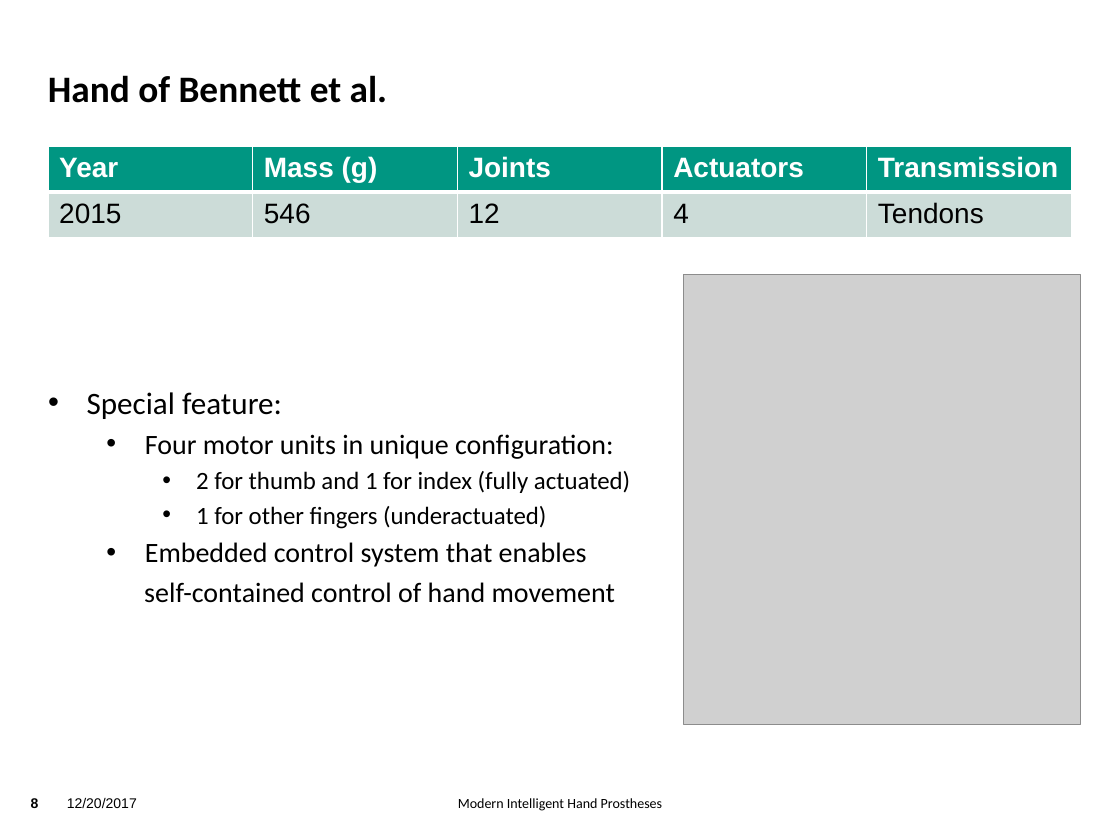
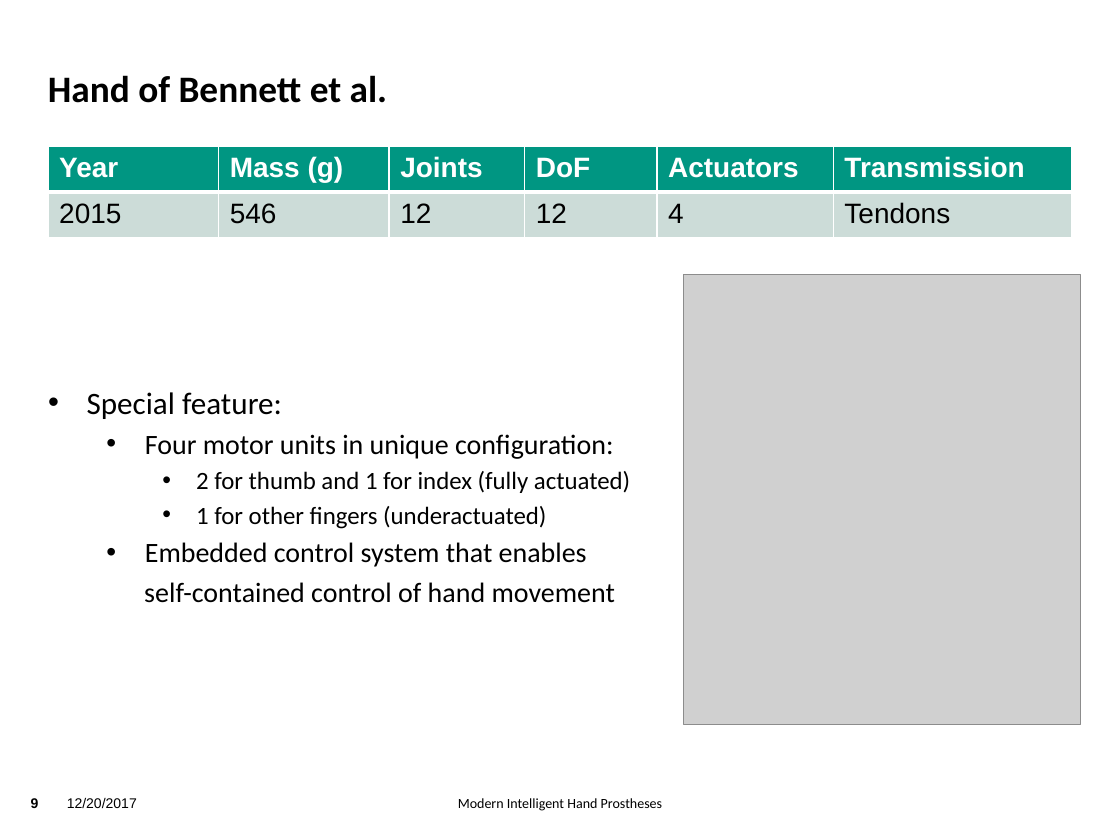
Before and after one commit to TsStocker/HumanoideRobotik, a slide deck: slide 9 of Vortrag/Vortrag.pptx (slide 8 before the commit). Drawn at 1120x840 pixels with LibreOffice and Linux fonts; fonts in the diff are those of the drawing; grey boxes stand for pictures; background and template pictures are left out. Boxes give left, top, right and bottom in pixels: in the first picture for what was removed or moved away, otherwise in the second. Text is boxed around its words. In the diff, an @@ line names an element or a change of style, - is before the commit and + after.

```diff
--- a/Vortrag/Vortrag.pptx
+++ b/Vortrag/Vortrag.pptx
@@ table at box(48, 147, 1071, 237) @@
+column 4: DoF | 12
```
Also in this commit, not shown: 13 other slides changed, 7 slides added, 1 slide removed, 1 other file.
